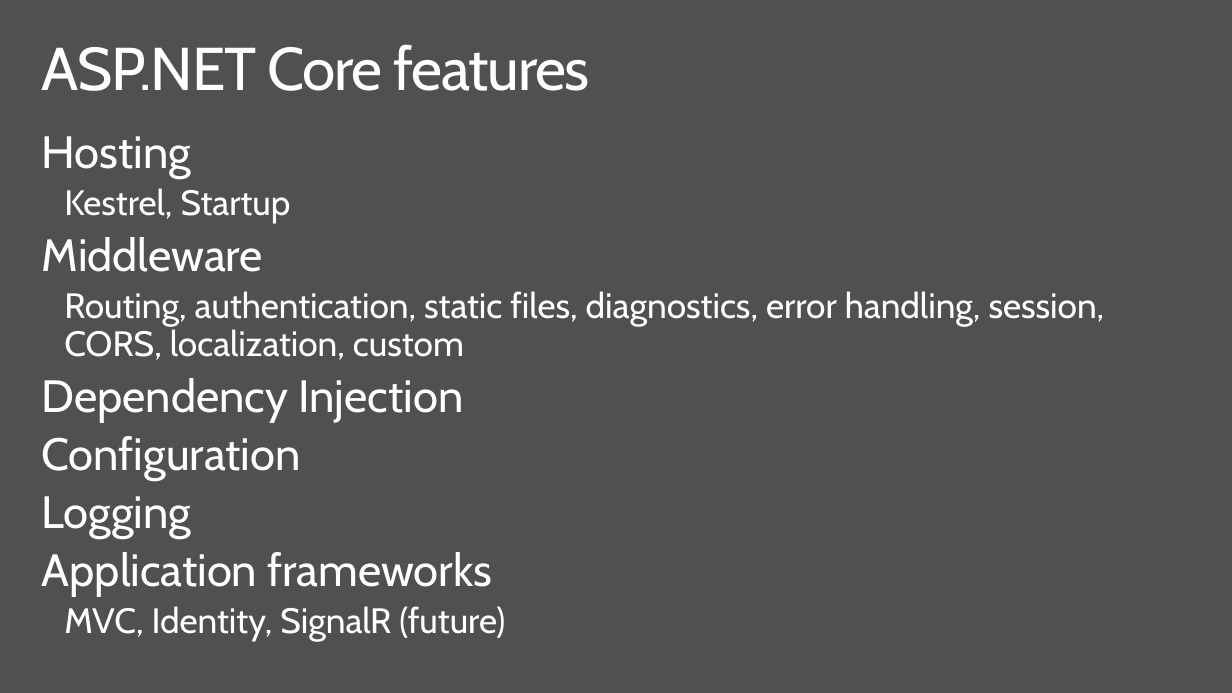
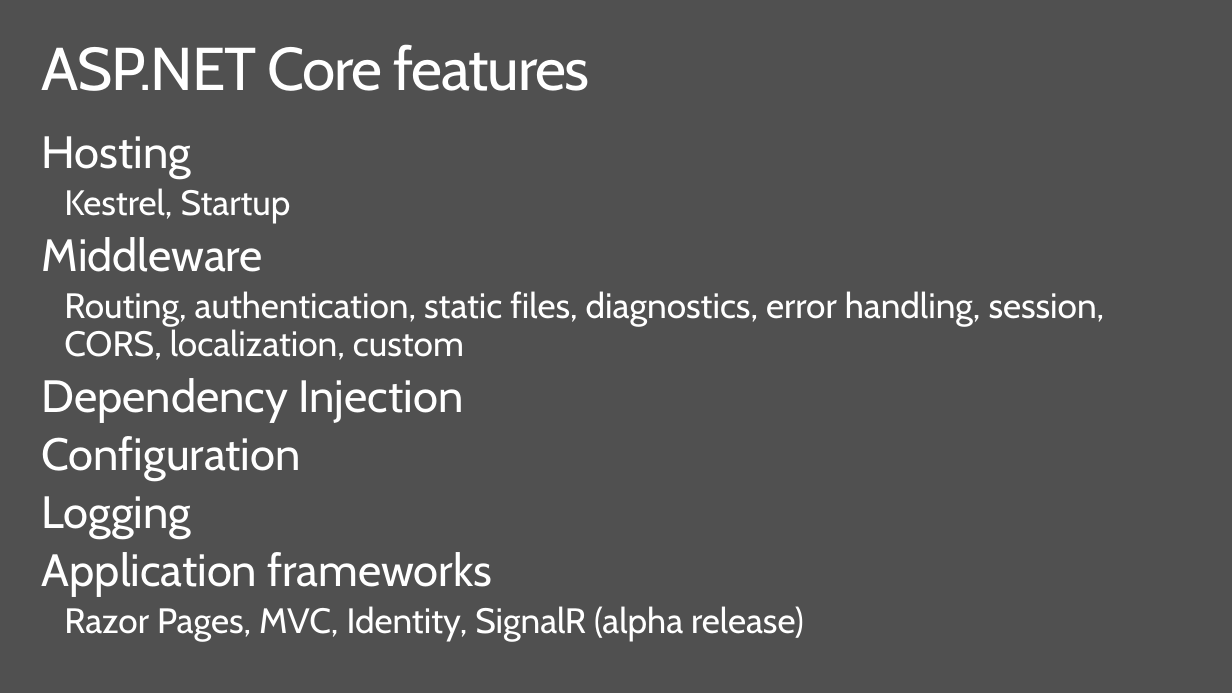
Before and after one commit to dotnet-presentations/dotnetcore-workshop, a slide deck: slide 3 of 2-Web-Dev/netcore-workshop-webdev.pptx. Drawn at 1232x693 pixels with LibreOffice and Linux fonts; fonts in the diff are those of the drawing; background and template pictures are left out. Boxes give left, top, right and bottom in pixels: in the first picture for what was removed or moved away, otherwise in the second. Text is boxed around its words. In the diff, an @@ line names an element or a change of style, - is before the commit and + after.

Commit message:
Added additional Razor Pages content

```diff
--- a/2-Web-Dev/netcore-workshop-webdev.pptx
+++ b/2-Web-Dev/netcore-workshop-webdev.pptx
@@ text at (x1=64, y1=606, x2=804, y2=642): text changed @@
-  MVC, Identity, SignalR (future)
+  Razor Pages, MVC, Identity, SignalR (alpha release)
```
Also in this commit, not shown: 2 other slides changed, 5 slides added.
